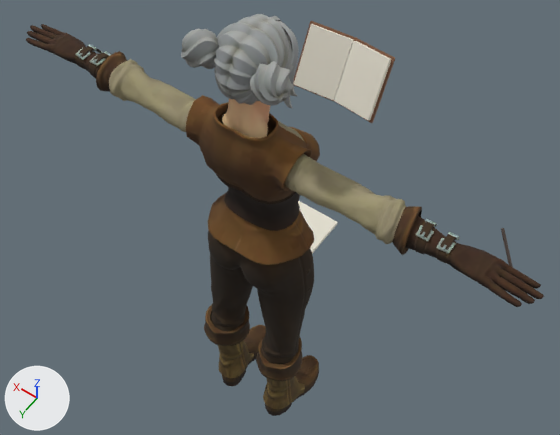
What one commit did to the glTF model characters/woman.glb.
Before and after are seen from a camera (50 mm lens) standing at (-0.895, 1.16, 2.921) and looking at (0.03, -0.134, 0.886). The lights are fixed; the arrows at lower left show +X, +Y and +Z. The first picture is the older version. Where no turn or scale is listed for an object, it has been applied to the vertices.

The scene before the commit, as lines of its bpy script (objects in view):
```python
me_book = bpy.data.meshes.new('Book')
me_book.from_pydata(...)  # 30 vertices, 48 faces; spans x -0.148..0.148, y -0.105..0.105, z 0.0..0.041
# faces by material slot: [24, 24]
me_book.materials.append(mat_m_bookcover)  # brown #81593f
me_book.materials.append(mat_m_bookpages)  # white #efeada
me_female_peasant_body = bpy.data.meshes.new('Female_Peasant_Body')
me_female_peasant_body.from_pydata(...)  # 1141 vertices, 2188 faces; spans x -0.172..0.172, y -0.135..0.142, z 0.988..1.518
me_female_peasant_body.materials.append(mat_mi_peasant_001)
me_hair_buns = bpy.data.meshes.new('Hair_Buns')
me_hair_buns.from_pydata(...)  # 1699 vertices, 3284 faces; spans x -0.151..0.151, y -0.103..0.134, z 1.53..1.779
me_hair_buns.materials.append(mat_mi_hair_2_001)
ob_book = bpy.data.objects.new('Book', me_book)
ob_book.location = (-0.003, -0.432, 1.329)
ob_book.rotation_euler = (-1.106, 0.000663, -0.00117)  # degrees (-63, 0, -0.1)
ob_female_peasant_body = bpy.data.objects.new('Female_Peasant_Body', me_female_peasant_body)
ob_female_peasant_body.location = (0.0, 0.0, 0.0)
ob_hair_buns = bpy.data.objects.new('Hair_Buns', me_hair_buns)
ob_hair_buns.location = (0.0, 0.0, 0.0)
# also in view: 'HeadSkin.001' at (0.0, 0.0, 1.629); 'Female_Peasant_Feet' at (0.0, 0.0, 0.226); 'Female_Peasant_Arms' at (0.0, 0.042, 1.413); 'Notebook' at (0.05, -0.19, 0.785); 'Female_Peasant_Legs' at (0.0, 0.028, 0.763)
```
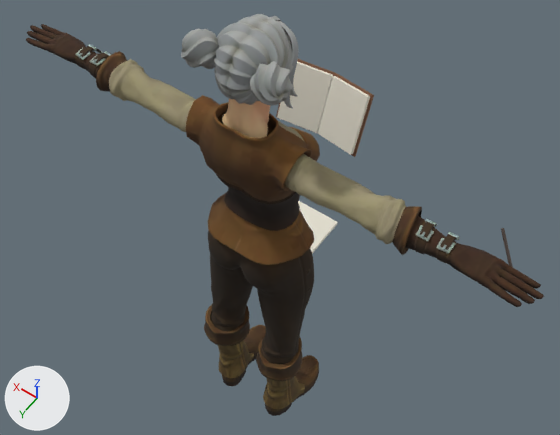
Pixel boxes [x1, y1, x2, y2] of what changed, in the pictures (560 x 435 px):
'Book', moved, turned: before [293, 21, 395, 123]; after [276, 59, 374, 157]

Diff of the bpy script that builds the scene:
```diff
--- a/characters/woman.glb.py
+++ b/characters/woman.glb.py
@@ ob_book @@
 ob_book = bpy.data.objects.new('Book', me_book)
-ob_book.location = (-0.003, -0.432, 1.329)
-ob_book.rotation_euler = (-1.106, 0.000663, -0.00117)  # degrees (-63, 0, -0.1)
+ob_book.location = (-0.003, -0.336, 1.263)
+ob_book.rotation_euler = (-1.211, 0.000663, -0.00117)  # degrees (-69, 0, -0.1)
```
